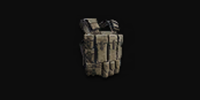
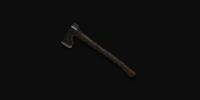
Layer changes from the first 200 x 100 image to the second:
added group "tools" with 10 layers above "equipment" over [61,17,137,81]
added layer "axe" in group "tools" over [61,19,137,81]
hid group "equipment" (77 layers) over [61,17,137,81]
